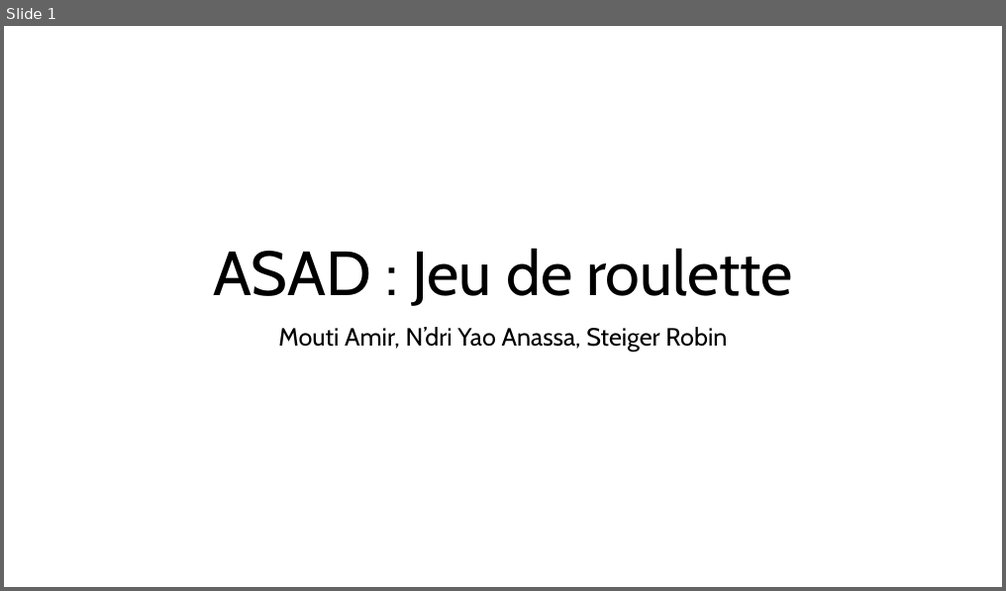
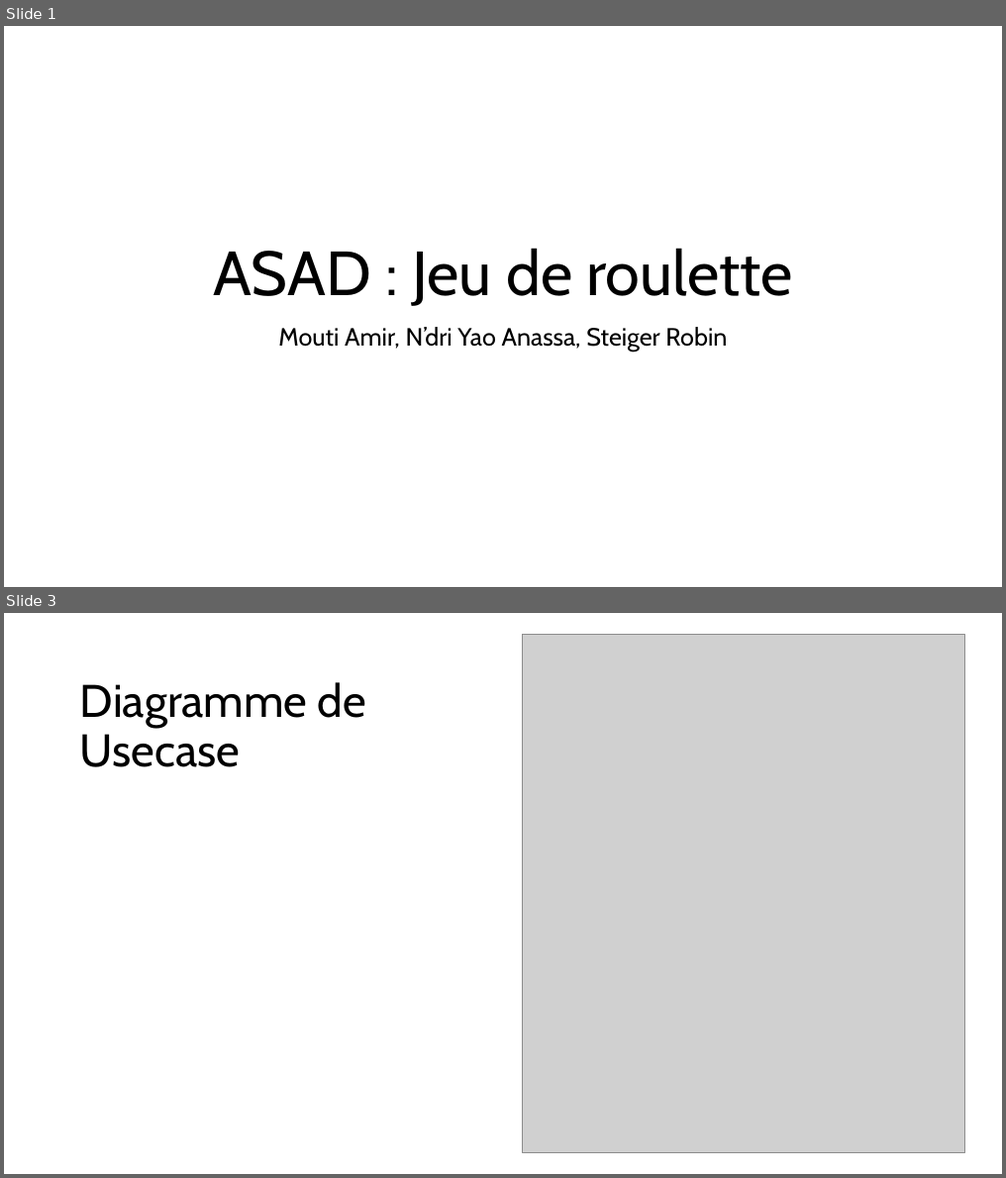
Before and after one commit to RobinSteiger/ASAD, a slide deck: doc/presentation.pptx. Shown one above the other, each under a label of ours: slide 1 before the commit, slides 1 and 3 after it; the slides between them are not shown. The pictures are 1006x591 and 1006x1178 pixels, drawn with LibreOffice and Linux fonts; fonts in the diff are those of the drawing; grey boxes stand for pictures. Boxes give left, top, right and bottom in pixels: in the first picture for what was removed or moved away, otherwise in the second. Text is boxed around its words. In the diff, an @@ line names an element or a change of style, - is before the commit and + after.

```diff
--- a/doc/presentation.pptx
+++ b/doc/presentation.pptx
@@ slide 3 added at (4, 613, 1002, 1174), background #FFFFFF @@
@@ picture added at (522, 635, 964, 1153) @@
@@ title added at (80, 682, 366, 767), 44 pt, text #000000 @@
+Diagramme de
+Usecase
```
Also in this commit, not shown: 6 other slides added, 3 slides removed.
